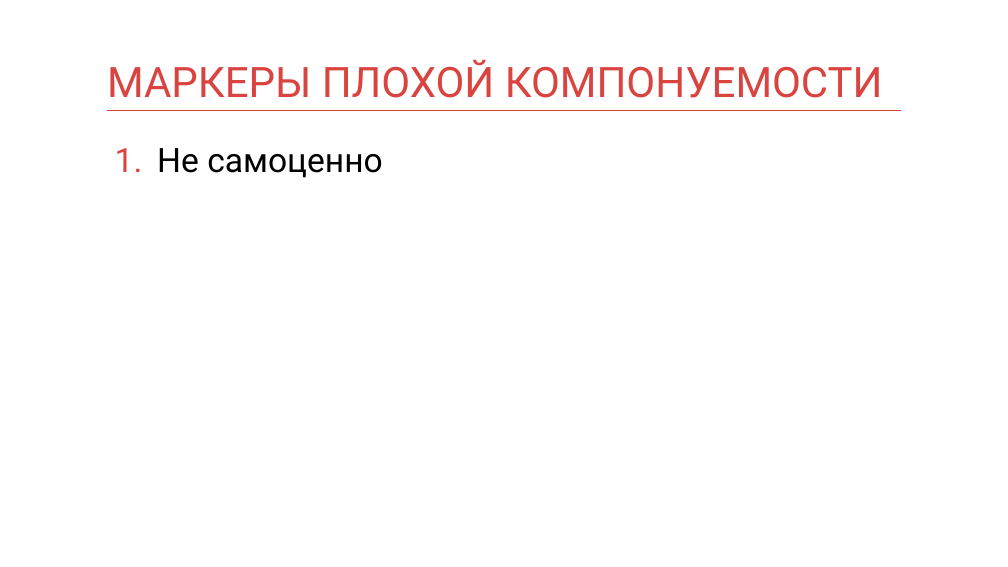
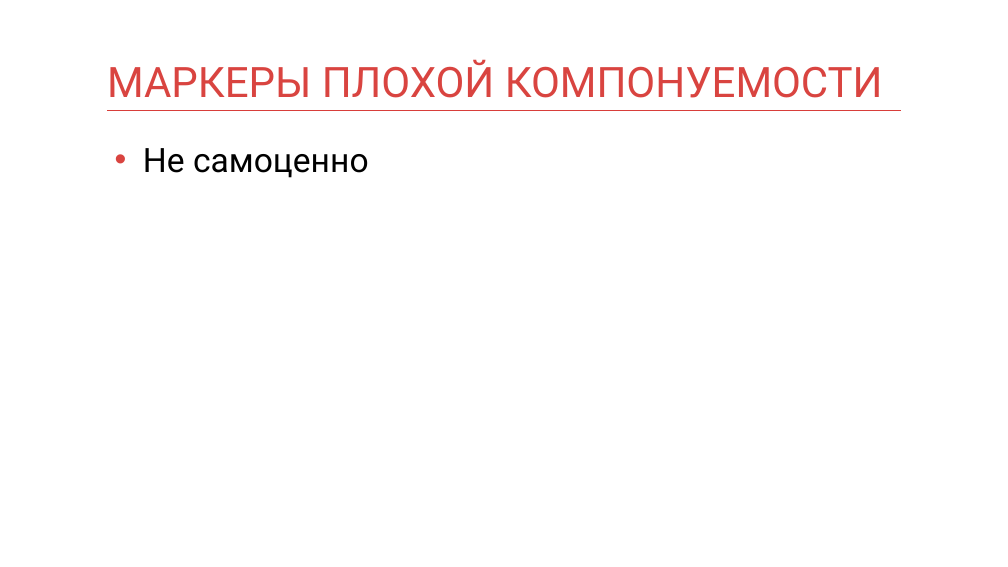
Before and after one commit to kontur-courses/clean-code, a slide deck: slide 27 of clean-code.pptx (slide 24 before the commit). Drawn at 1008x567 pixels with LibreOffice and Linux fonts; fonts in the diff are those of the drawing. Boxes give left, top, right and bottom in pixels: in the first picture for what was removed or moved away, otherwise in the second. Text is boxed around its words. In the diff, an @@ line names an element or a change of style, - is before the commit and + after.

```diff
--- a/clean-code.pptx
+++ b/clean-code.pptx
@@ text "Не самоценно" at (143,148,369,178): bullet 1. to • @@
```
Also in this commit, not shown: 4 other slides changed, 3 slides added, 1 other file.
